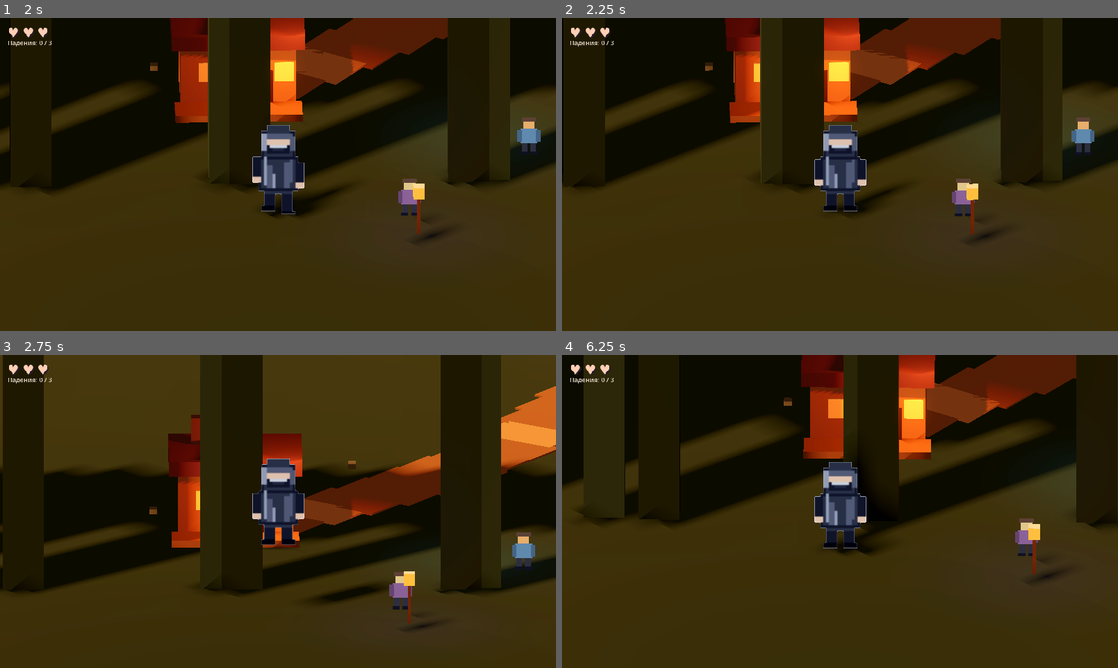
Above: before the commit, frames 1-4 (two rows, left to right).
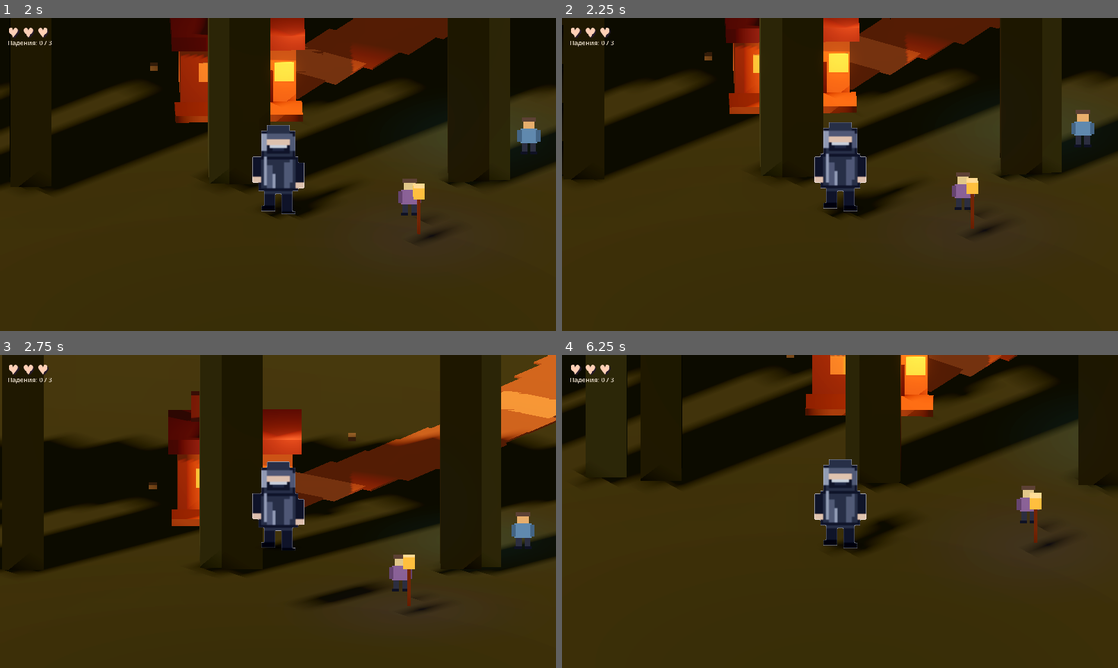
Above: after the commit, the same moments.

Repository: s1nnrockk/PIXELBOUND
Game: Godot game, scene res://scenes/test_lighting.tscn
The game is run twice, just before and just after one commit, with the same random seed, the same clock (stepped at 60 frames per second) and the same inputs.
Inputs (mouse positions are in pixels of both pictures, inside the frame that each line leads up to):
- Up to frame 1 (2 s): click "BEGIN JOURNEY" at 0.5 s; tap Enter at 1.25 s; move the mouse to (400, 158) at 1.27 s; hold D from 1.28 s (still down); hold Shift from 1.28 s (still down); tap Space at 1.52 s
- Up to frame 2 (2.25 s): move the mouse to (728, 190) at 2.02 s; release D at 2.03 s; release Shift at 2.03 s; hold S from 2.03 s (still down); tap Ctrl at 2.1 s
- Up to frame 3 (2.75 s): keep holding S; tap Space at 2.27 s
- Up to frame 4 (6.25 s): move the mouse to (895, 442) at 2.77 s; release S at 2.78 s; hold D 2.78-3.53 s; hold Shift 2.78-3.53 s; move the mouse to (812, 574) at 3.52 s; hold W 3.53-4.28 s; tap Ctrl at 3.6, 5.1 s; tap Space at 3.77, 4.52, 5.27 s; move the mouse to (1006, 558) at 4.27 s; hold Shift 4.28-5.03 s; hold A 4.28-5.78 s; move the mouse to (673, 464) at 5.02 s; move the mouse to (867, 511) at 5.77 s; hold S from 5.78 s (still down); hold Shift from 5.78 s (still down)

Frame 1 is identical in both runs. In frame 2, 11% of the frame differs, in the area x 0-100%, y 0-71%; in frame 3, 26%, in the area x 0-100%, y 0-88%; in frame 4, 26%.

Commit message:
Add full 2D movement controls

Diff:
--- a/scripts/stealth_character.gd
+++ b/scripts/stealth_character.gd
@@ -41,13 +41,17 @@
   velocity=Vector3.ZERO
   return
  var horizontal:=float(Input.is_key_pressed(KEY_D))-float(Input.is_key_pressed(KEY_A))
+ var vertical:=float(Input.is_key_pressed(KEY_S))-float(Input.is_key_pressed(KEY_W))
  var crouching:=Input.is_key_pressed(KEY_CTRL)
  var running:=Input.is_key_pressed(KEY_SHIFT) and not crouching
- moving=absf(horizontal)>0.01
+ moving=absf(horizontal)>0.01 or absf(vertical)>0.01
  sneak=crouching
  var speed:=1.0 if crouching else (4.0 if running else 2.2)
- velocity.x=horizontal*speed
- velocity.z=0.0
+ var direction:=Vector2(horizontal, vertical)
+ if direction.length_squared()>1.0:
+  direction=direction.normalized()
+ velocity.x=direction.x*speed
+ velocity.z=direction.y*speed
  if is_on_floor():
   velocity.y=0.0
   if jump_requested:
